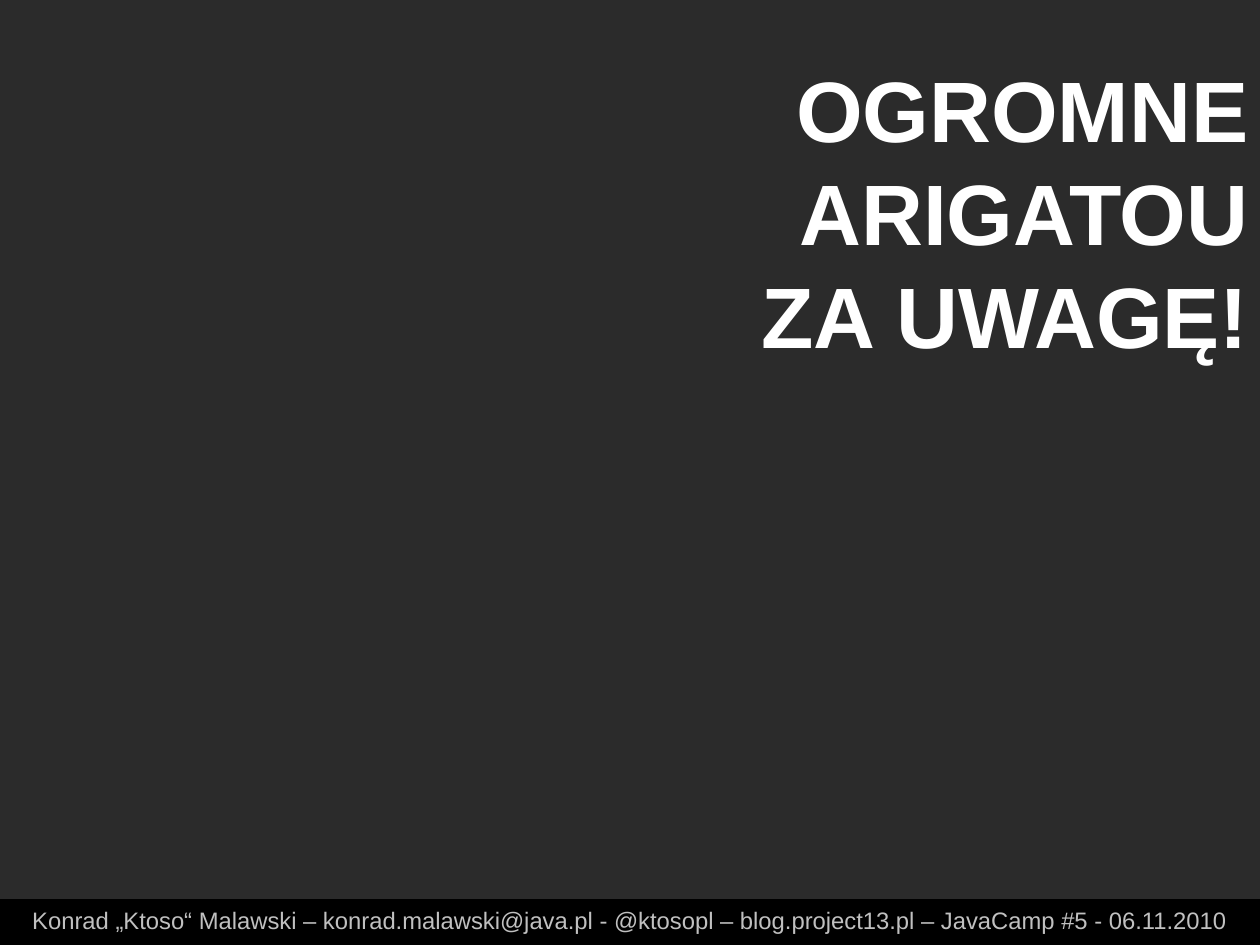
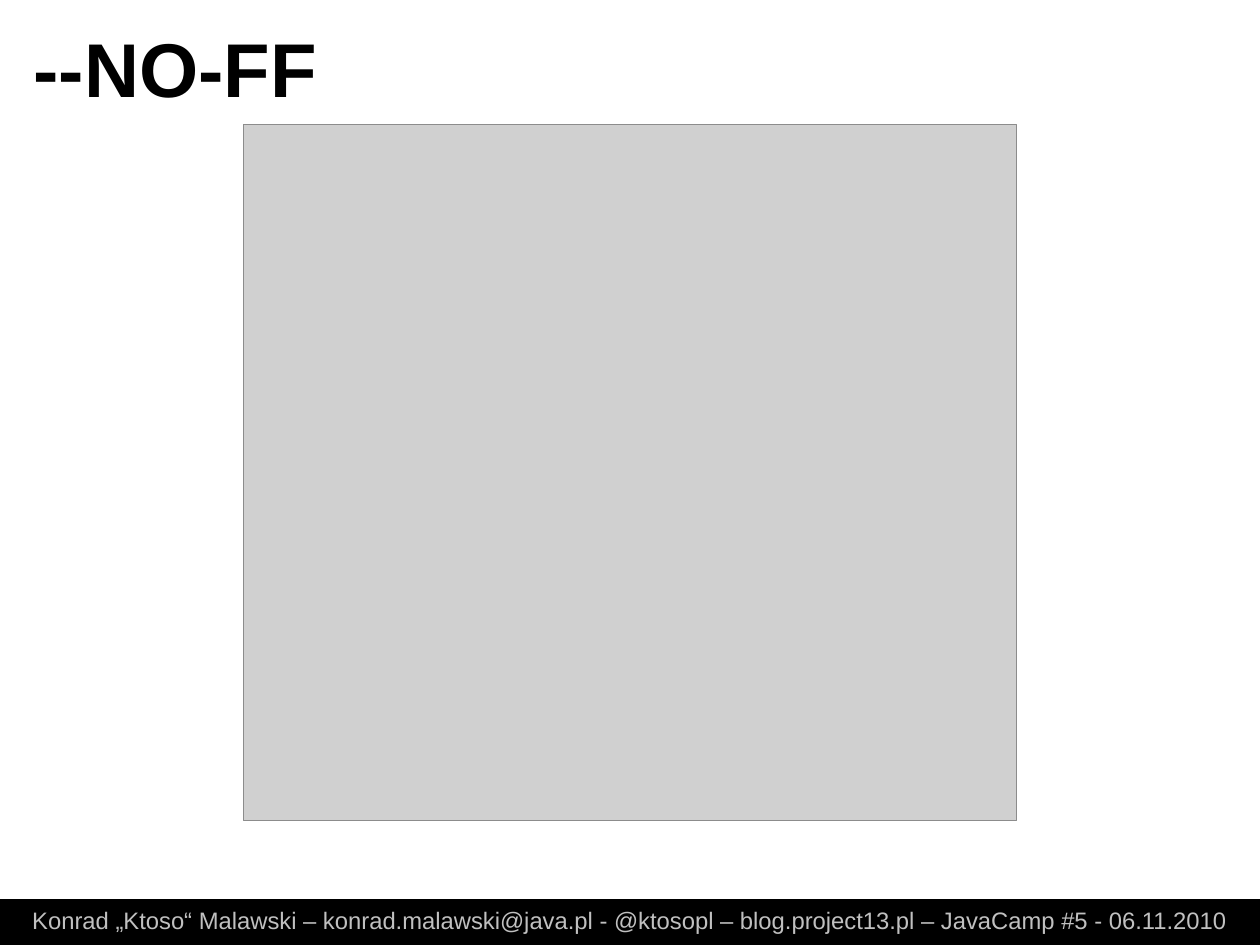
Before and after one commit to ktoso/git-presentation, a slide deck: slide 22 of slides.odp (slide 26 before the commit). Drawn at 1260x945 pixels with LibreOffice and Linux fonts; fonts in the diff are those of the drawing; grey boxes stand for pictures; background and template pictures are left out; a plain dark background stands for a picture behind light text. Boxes give left, top, right and bottom in pixels: in the first picture for what was removed or moved away, otherwise in the second. Text is boxed around its words. In the diff, an @@ line names an element or a change of style, - is before the commit and + after.

```diff
--- a/slides.odp
+++ b/slides.odp
@@ background picture (left out) to #FFFFFF @@
@@ text added at (x1=34, y1=43, x2=317, y2=98), 48 pt, text #000000, bold @@
+--NO-FF
@@ text removed at (x1=761, y1=82, x2=1248, y2=364) @@
-OGROMNE ARIGATOU ZA UWAGĘ!
@@ picture added at (x1=244, y1=125, x2=1018, y2=821) @@
```
Also in this commit, not shown: 3 other slides changed, 2 slides added, 3 other files.
